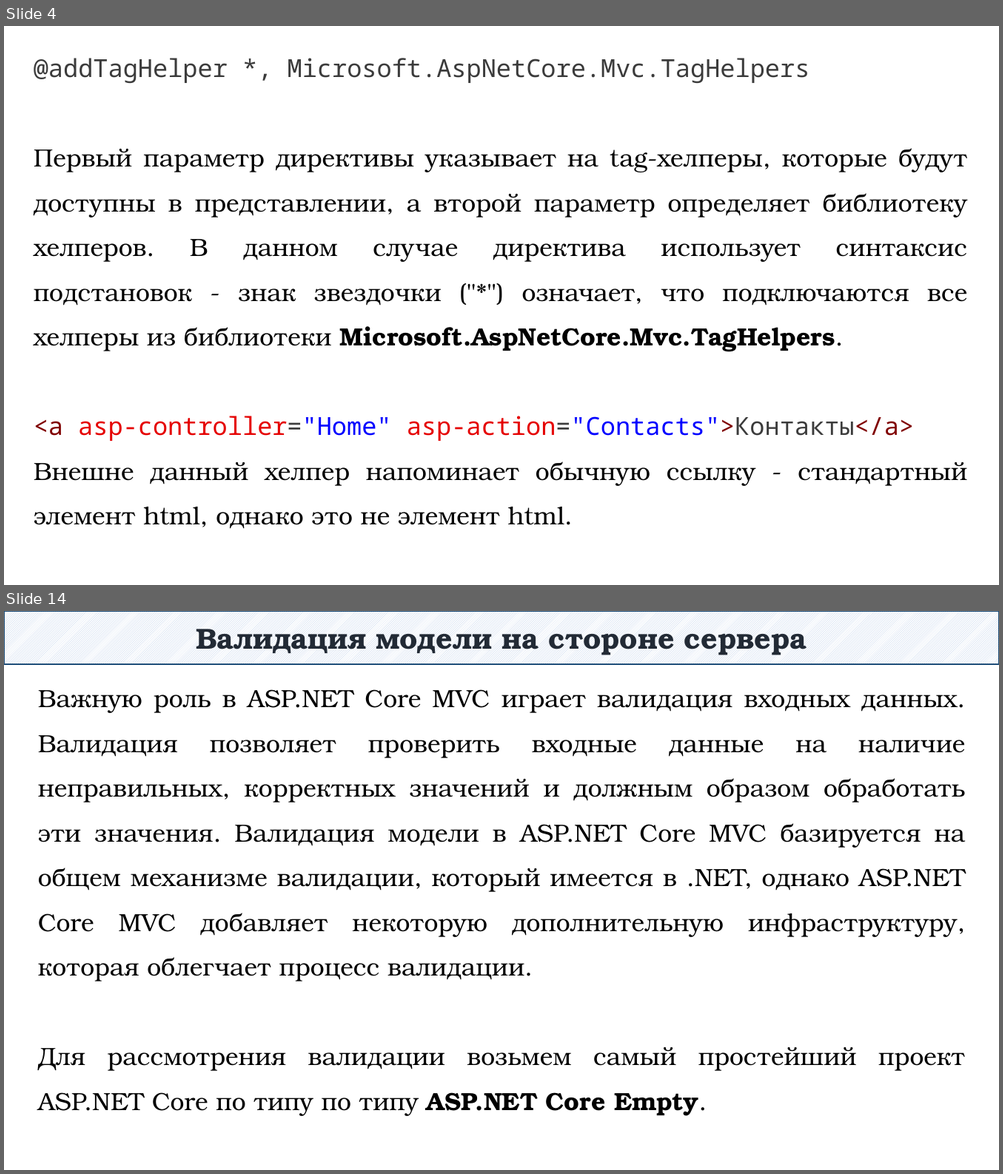
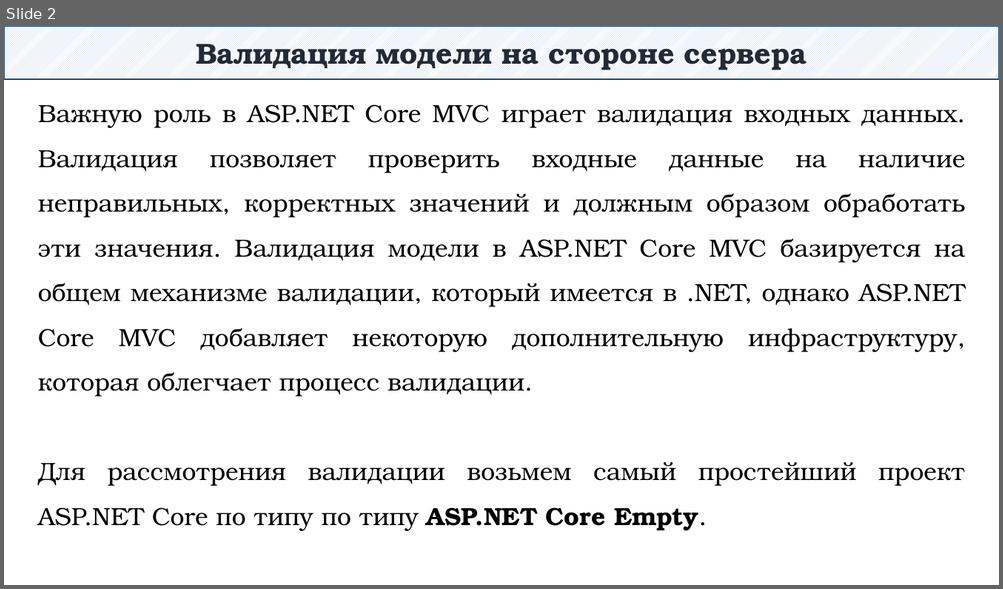
Before and after one commit to DaniilKlyukin/OOP-4, a slide deck: Лекции/ООП 1 лек 5.pptx. Shown one above the other, each under a label of ours: slides 4 and 14 before the commit, slide 2 after it; the slides between them are not shown. The pictures are 1003x1174 and 1003x589 pixels, drawn with LibreOffice and Linux fonts; fonts in the diff are those of the drawing. Boxes give left, top, right and bottom in pixels: in the first picture for what was removed or moved away, otherwise in the second. Text is boxed around its words. In the diff, an @@ line names an element or a change of style, - is before the commit and + after.

```diff
--- a/Лекции/ООП 1 лек 5.pptx
+++ b/Лекции/ООП 1 лек 5.pptx
@@ slide 4 removed at (4, 26, 999, 585), background #FFFFFF @@
@@ text removed at (34, 58, 967, 529) @@
-@addTagHelper *, Microsoft.AspNetCore.Mvc.TagHelpers
-Первый параметр директивы указывает на tag-хелперы, которые будут доступны в представлении, а второй параметр определяет библиотеку хелперов. В данном случае директива использует синтаксис подстановок - знак звездочки ("*") означает, что подключаются все хелперы из библиотеки Microsoft.AspNetCore.Mvc.TagHelpers.
-<a asp-controller="Home" asp-action="Contacts">Контакты</a>
-Внешне данный хелпер напоминает обычную ссылку - стандартный элемент html, однако это не элемент html.
@@ what was slide 14 is now slide 2 @@
```
Also in this commit, not shown: 1 slide changed, 11 other slides removed, 3 other files.
